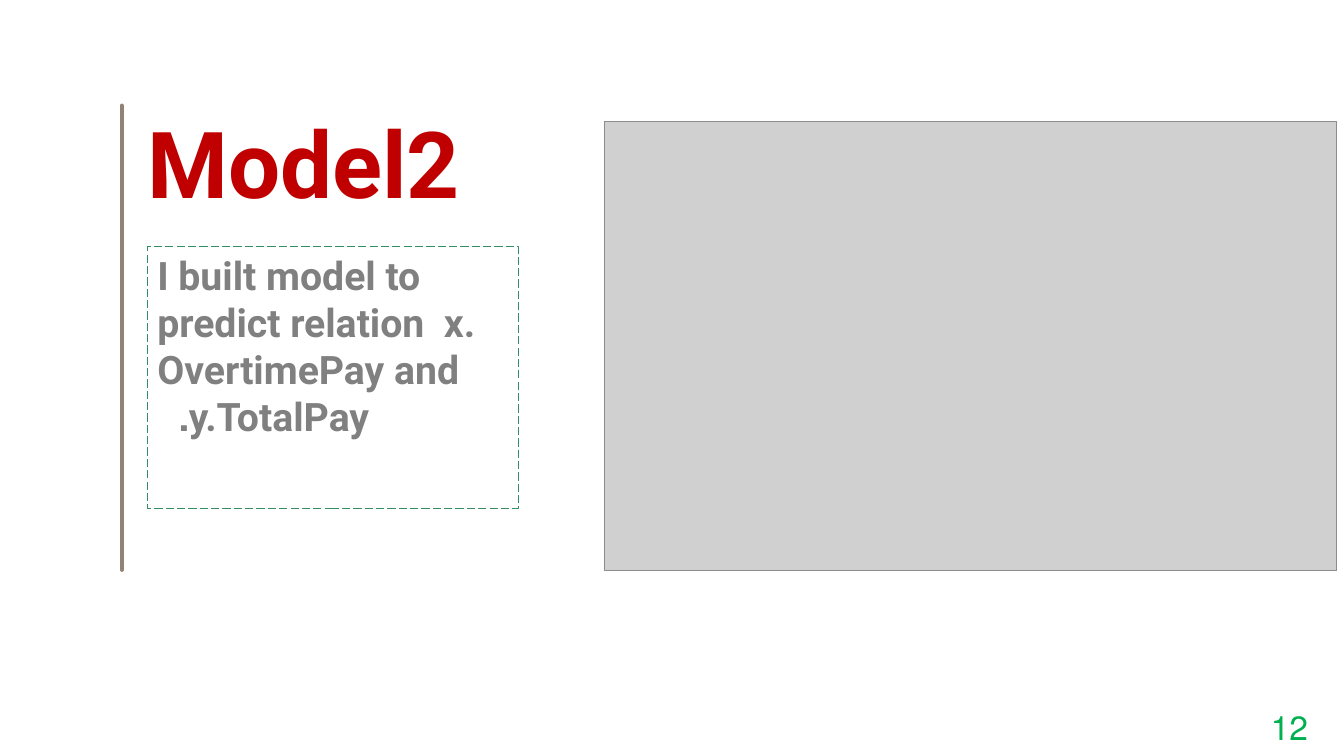
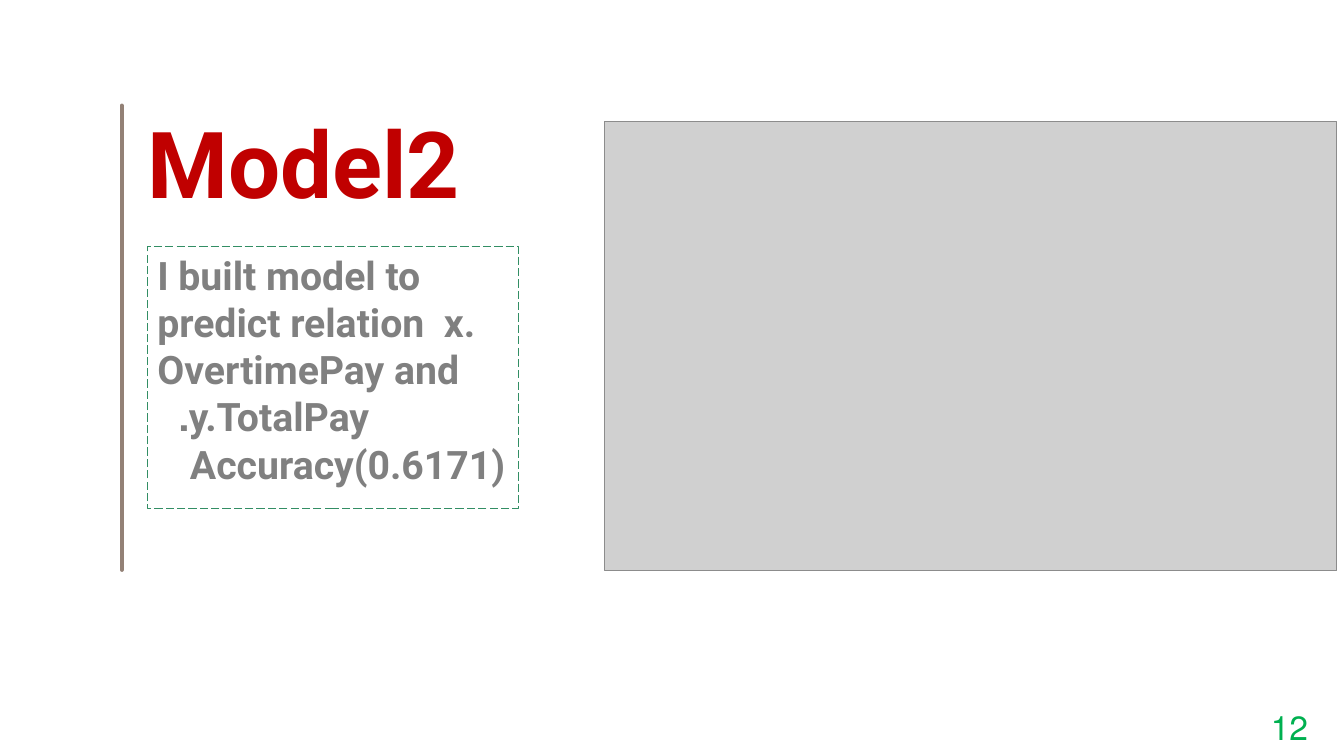
Before and after one commit to Aljawhara-CS/Proposal, a slide deck: slide 13 of Presentation-18 Nov.pptx. Drawn at 1344x756 pixels with LibreOffice and Linux fonts; fonts in the diff are those of the drawing; grey boxes stand for pictures. Boxes give left, top, right and bottom in pixels: in the first picture for what was removed or moved away, otherwise in the second. Text is boxed around its words. In the diff, an @@ line names an element or a change of style, - is before the commit and + after.

```diff
--- a/Presentation-18 Nov.pptx
+++ b/Presentation-18 Nov.pptx
@@ text in rectangle at box(190, 448, 505, 488): paragraph added @@
+Accuracy(0.6171)
```
Also in this commit, not shown: 2 other slides changed.
